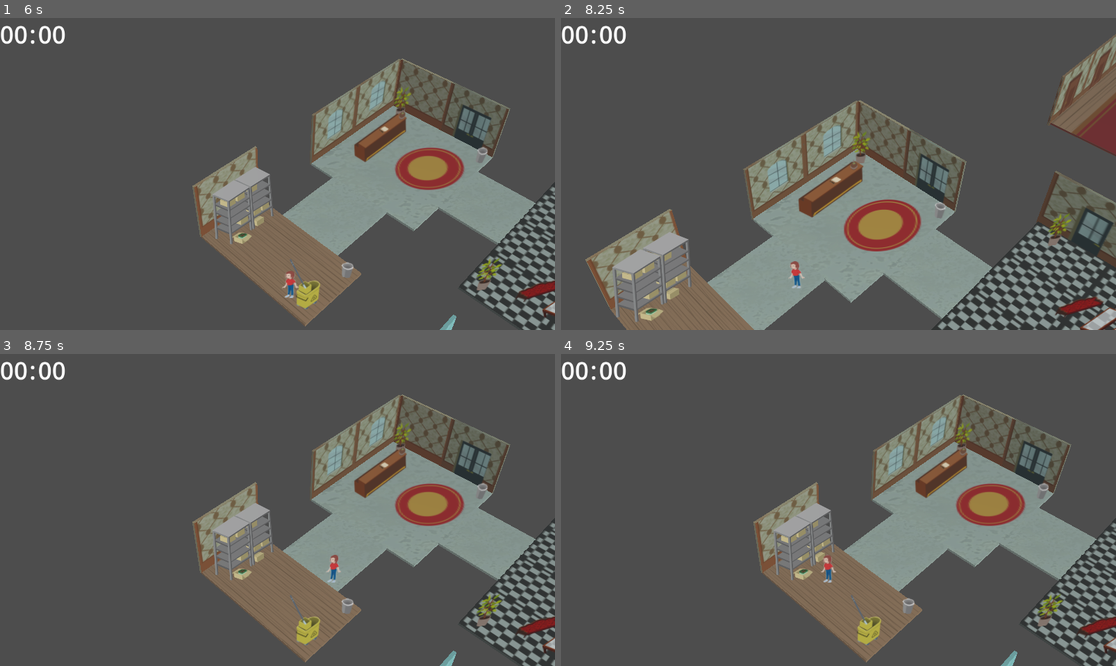
Above: before the commit, frames 1-4 (two rows, left to right).
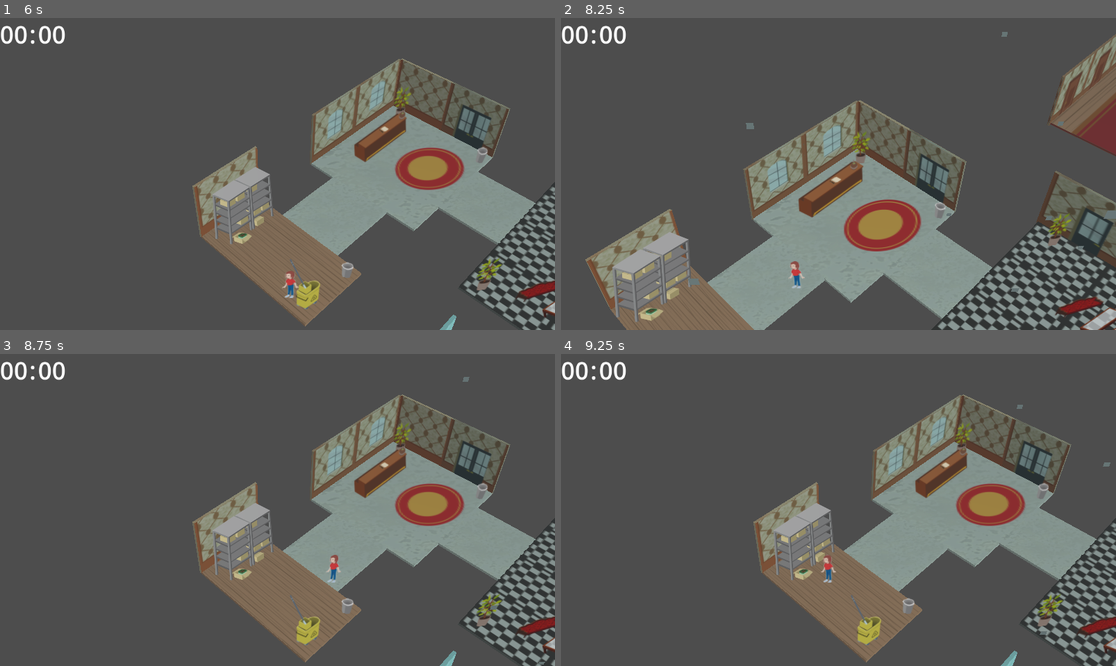
Above: after the commit, the same moments.

Repository: brandonamv/Murder_GameJam
Game: Godot game, scene res://main.tscn
Same seed, same stepped clock (60 frames per second), same inputs: the game is played once before the commit and once after it.
Inputs:
- Up to frame 1 (6 s): hold D 0.53-1.28 s; tap I (Close Open invetario) every 1.5 s from 0.6 to 5.1 s; tap Enter at 1.25, 2.75, 5 s; hold S 1.28-2.03 s; tap E (interact) every 1.5 s from 1.35 to 5.85 s; tap Space at 2, 3.5 s; hold D 2.03-2.78 s; hold W 2.78-3.53 s; hold A 3.53-5.03 s; hold S 5.03-5.78 s; hold D from 5.78 s (still down)
- Up to frame 2 (8.25 s): tap Space at 6.5 s; release D at 6.53 s; hold W 6.53-7.28 s; tap I (Close Open invetario) at 6.6, 8.1 s; hold D 7.28-8.03 s; tap E (interact) at 7.35 s; hold S from 8.03 s (still down)
- Up to frame 3 (8.75 s): keep holding S
- Up to frame 4 (9.25 s): release S at 8.78 s; hold A from 8.78 s (still down); tap E (interact) at 8.85 s

Frame 1 is identical in both runs. In frame 2, 0.2% of the frame differs, in the area x 22-100%, y 4-88%; in frame 3, less than 0.1%; in frame 4, less than 0.1%.
Error in both runs: Invalid assignment of property or key 'visible' with value of type 'bool' on a base object of type 'null instance'. (res://player.gd:46)

Commit message:
agregado sistema de particulas

Diff:
--- a/main.tscn
+++ b/main.tscn
@@ -34,6 +34,19 @@
 [ext_resource type="Texture2D" uid="uid://cxwf1otejvsa1" path="res://assets/Tile Assets/RolloPapel.png" id="30_o3fex"]
 [ext_resource type="Texture2D" uid="uid://dsmql1s0ks6s" path="res://assets/Tile Assets/Espejo.png" id="31_161h6"]
 
+[sub_resource type="ParticleProcessMaterial" id="ParticleProcessMaterial_ha50q"]
+lifetime_randomness = 0.13
+emission_shape_scale = Vector3(11, 1, 13)
+emission_shape = 3
+emission_box_extents = Vector3(1, 1, 1)
+spread = 23.313
+initial_velocity_max = 2.35
+scale_min = 0.1
+scale_max = 0.5
+
+[sub_resource type="QuadMesh" id="QuadMesh_mtf43"]
+orientation = 0
+
 [sub_resource type="Environment" id="Environment_hg0hl"]
 tonemap_white = 9.25
 ssr_fade_in = 1.11964
@@ -180,7 +193,29 @@
 [sub_resource type="BoxShape3D" id="BoxShape3D_yv5o3"]
 size = Vector3(1, 1, 3.21021)
 
+[sub_resource type="PlaneMesh" id="PlaneMesh_pkerh"]
+size = Vector2(0.5, 0.5)
+orientation = 0
+
+[sub_resource type="Gradient" id="Gradient_wjjk6"]
+offsets = PackedFloat32Array(0, 0.426667, 1)
+colors = PackedColorArray(0, 0, 1, 1, 0.286667, 0.286667, 0.286667, 1, 1, 1, 1, 1)
+
+[sub_resource type="Gradient" id="Gradient_ij5l7"]
+
 [node name="Node3D" type="Node3D"]
+
+[node name="GPUParticles3D" type="GPUParticles3D" parent="."]
+transform = Transform3D(1.03852, 0, 0.557478, 0, 1, 0, -0.223853, 0, 2.5863, 16.6328, 25.8546, -14.9147)
+visible = false
+emitting = false
+amount = 1000
+lifetime = 3.7
+speed_scale = 0.65
+randomness = 1.0
+visibility_aabb = AABB(-26.1738, -4.75867, -11.9239, 48.3007, 8, 23.0061)
+process_material = SubResource("ParticleProcessMaterial_ha50q")
+draw_pass_1 = SubResource("QuadMesh_mtf43")
 
 [node name="Camera3D" type="Camera3D" parent="."]
 transform = Transform3D(-3.8085e-08, -0.688253, 0.72547, -2.14528e-08, 0.72547, 0.688253, -1, 1.06488e-08, -4.23945e-08, 44, 30.561, -16)
@@ -1252,4 +1287,22 @@
 [node name="Menu" parent="." instance=ExtResource("22_ikn6n")]
 visible = false
 
+[node name="CPUParticles3D" type="CPUParticles3D" parent="."]
+transform = Transform3D(1, 0, 0, 0, 1, 0, 0, 0, 1, 20.9271, 27.049, -11.4545)
+amount = 1000
+lifetime = 14.4
+speed_scale = 0.2
+randomness = 1.0
+lifetime_randomness = 1.0
+mesh = SubResource("PlaneMesh_pkerh")
+emission_shape = 3
+emission_box_extents = Vector3(15, 1, 15)
+angle_min = -160.0
+angle_max = 116.3
+scale_amount_min = 0.2
+scale_amount_max = 0.5
+color = Color(0.255659, 0.255659, 0.255659, 1)
+color_ramp = SubResource("Gradient_wjjk6")
+color_initial_ramp = SubResource("Gradient_ij5l7")
+
 [connection signal="timeout" from="Control/Clock/Timer" to="Control/Clock" method="_on_timer_timeout"]
Not shown: 1 places in main.tscn that only renumber resources
